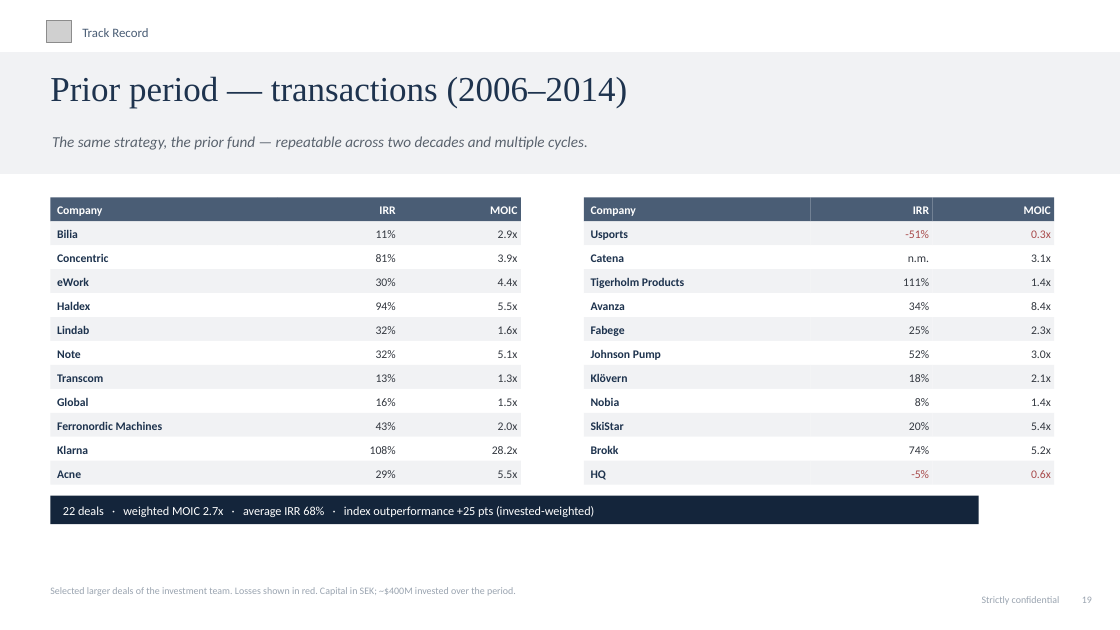
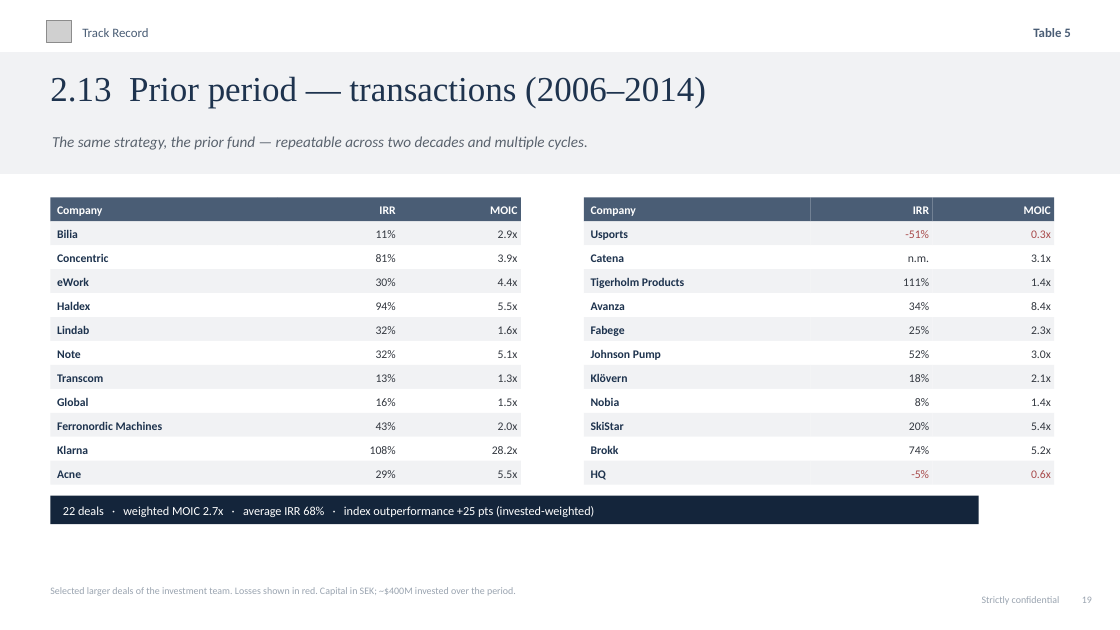
Before and after one commit to charette-lab/Claude, a slide deck: slide 22 of Athanase_Engaged_Ownership_Allocator_Deck.pptx. Drawn at 1120x630 pixels with LibreOffice and Linux fonts; fonts in the diff are those of the drawing; grey boxes stand for pictures. Boxes give left, top, right and bottom in pixels: in the first picture for what was removed or moved away, otherwise in the second. Text is boxed around its words. In the diff, an @@ line names an element or a change of style, - is before the commit and + after.

```diff
--- a/Athanase_Engaged_Ownership_Allocator_Deck.pptx
+++ b/Athanase_Engaged_Ownership_Allocator_Deck.pptx
@@ text added at box(1033, 28, 1070, 37), 11 pt, text #4A5D75, bold @@
+Table 5
@@ text at box(50, 76, 706, 108): text changed @@
-Prior period — transactions (2006–2014)
+2.13 Prior period — transactions (2006–2014)
```
Also in this commit, not shown: 21 other slides changed, 1 other file.
